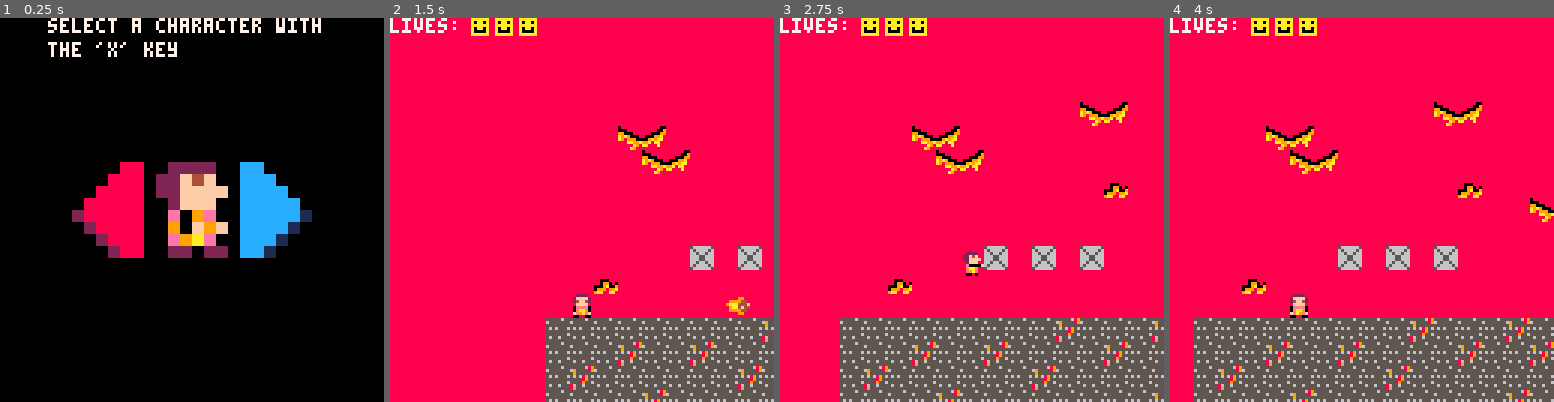
Above: before the commit, frames 1-4 (left to right).
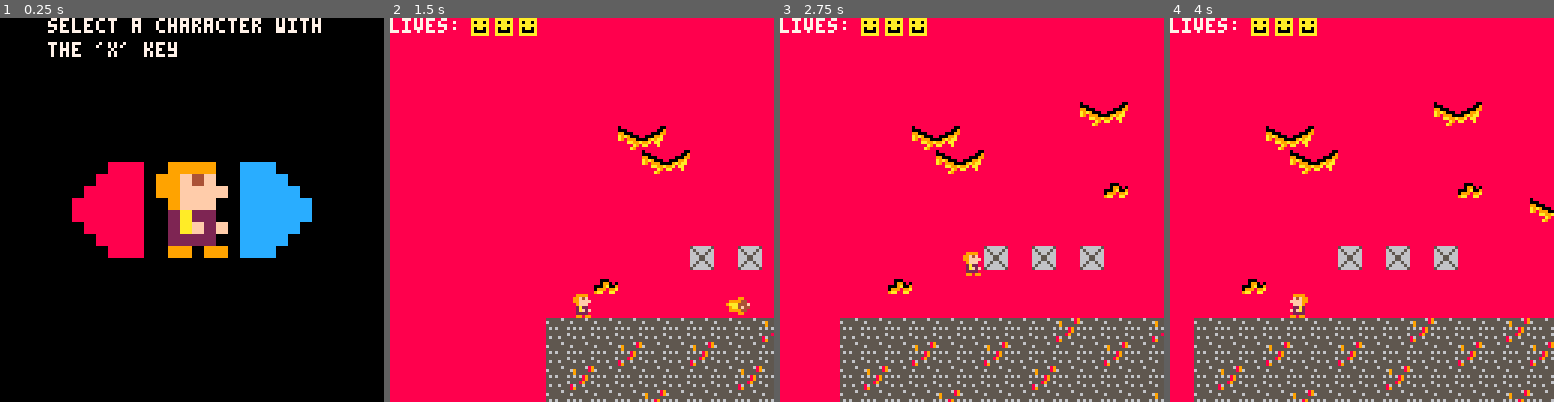
Above: after the commit, the same moments.

Repository: Chriswarkidd/Fall2018_GameDesign
Game: PICO-8 cartridge final.p8
Same seed, same stepped clock (60 frames per second), same inputs: the game is played once before the commit and once after it.
Inputs:
- Up to frame 1 (0.25 s): no input
- Up to frame 2 (1.5 s): tap X (X key) at 0.33, 1.07 s
- Up to frame 3 (2.75 s): hold Right 1.6-2.1 s; tap X (X key) at 1.85 s; hold Up 2.15-2.42 s; hold Right from 2.47 s (still down)
- Up to frame 4 (4 s): tap X (X key) at 2.97 s; release Right at 3.03 s; hold Left 3.08-3.58 s

The runs differ from the first frame. In frame 1, 3.9% of the frame differs, in the area x 18-82%, y 37-63%; in frame 2, 0.2%; in frame 3, 0.2%; in frame 4, 0.2%.

Commit message:
Revert "Add files via upload"

Diff:
--- a/final.p8
+++ b/final.p8
@@ -16,11 +16,10 @@
 	accel = 0,
 	maxaceel = 2.5,
 	speed = 0.70,
-    sprite = 5,
+    sprite = 1,
     p_spr = 2,
 	flip_sprite_x = false,
-	jump_hold = 0,
-	anim = 0
+	jump_hold = 0
 }
 sprite_x = 0
 sprite_y = 0
@@ -58,7 +57,7 @@
             sprite_y = 8
             player.p_spr = 4
         else
-            player.sprite = 5
+            player.sprite = 1
             sprite_x = 8
             sprite_y = 0
             player.p_spr = 2
@@ -99,32 +98,6 @@
     return g
 end
 
-function player_animate()
- if btn(⬆️) then -- jump
-	if hard_mode then
-		player.sprite = 23
-	else
-		player.sprite = 9
-	end
- elseif btn(0) or btn(1) then--run
-   if time() - player.anim > .1 then
-     player.anim = time()
-     player.sprite += 1
-     if player.sprite > 21 and hard_mode then
-       player.sprite = 19
-	 elseif player.sprite > 7 and not hard_mode then
-		player.sprite = 5
-     end
-   end
- else --player idle
-	if hard_mode then
-		player.sprite = 22
-	else
-		player.sprite = 8
-	end
- end
-end
-
 function move_opposition()
     for g in all(bads) do
 		local on_screen = g.x >= camerax - 8 and g.x <= camerax + 128
@@ -150,9 +123,9 @@
             g.accel = 1.5
             end
 
-			-- Check if the player touches a lava rock
+			-- Check if the player touches a goomba
 			if check_sprite_collision(player.x, player.y, player.sx, player.sy, player.w, player.h, g.x, g.y, g.sx, g.sy, g.w, g.h) then
-				-- The player touched a lava rock
+				-- The player touched a goomba
 				player.x = 8
 				player.y = 0
 				reset()
@@ -263,7 +236,7 @@
 		x = player.x + player.sx + dx,
 		y = player.y + player.sy
 	}
-	player_animate()
+
     player.can_move = not check_move(new_pos.x, new_pos.y, player.w, player.h)
     if check_end(new_pos.x, new_pos.y, player.w, player.h) then
 
@@ -456,47 +495,65 @@
 4242424342424342424242434242434243424243424242404043424242424342424242424243424242404043424242424342424243424243424342404042424242434242424243424242424242434242424342424040424243424242424243424342424242424243424242424242434242434040424242434242424242434242
 4243424242424242434242424242424242424242424342444442424342424242434242434342424242444442424342424242424242424342434242444442424342424242424242424243424242424342424243424444424242424242434242424242424342424242424243424242424242424444424242424242434242424242
 4242424243424242424242424243424242424342424242444442424242434242424242424242424342444442424242424342424342424242424243444442434242424243424242424242424243424242424242424444424242434242424242434242424242424342424242424243424242424444424342424342424242424243
-…(44 lines of a section not shown)…
+4040404040404040404040404040404040404040404040404040404040404040404040404040404040404040404040404040404040404040404040404040404040404040404040404040404040404040404040404040404040404040404040404040404040404040404040404040404040404040404040404040404040404040
+4040404040404040404040404040404040404040404040404040404040404040404040404040404040404040404040404040404040404040404040404040404040404040404040404048404040404040404040404040404040404040404040404040404040404040404040404040404040404040404040404040404048404040
+4040404040404040404040404040404040484040404040404040404040404040484040404040404040404040404040404040404040404040404840404040404040404040404040404040404040404040404040404040404040404040404040404040484040404040404040484040404040404040404040404040404040404040
+4040404040404040404040404040404040404040404040404040404040404040404040404040404040404040404040404040404040404040404040404040404040404040404040404040404040404040404040404040484040404040404040404040404040404040404040404040404040404840404040404040404040404040
+4040404840404040404040404140404040404040404040404048404040404040404040404040404041404040404040404040404040404040404040404040404040404040404040404040404040404040404140404040404040404040404040404040404040404040404040404040404040404040404040404040404040404040
+4040404040404040404040404040404040404040404040404040404040404040404040404040414040404040404040404048404040404040404040404040404040404040404040404040404040404040404040404040404040404040404040404040404040404040404040404040404040404040404040404040404040404545
+4040414040404040414040404040404040404040404040404040404040414040404040404140404040404040404040404040404040404040404040414040404040414040414040414040404040404041404040404040404040404040404040404140404140404040404040404040404140404040404040404140404040404545
+4040404040404040404040404040404040404041404040404040404040404040404040404040404040404040404040404040404040404040404040404040404040404040404040404040404040404040404040404040404040404040404040404040404040404040404040404040404040404040404040414140404040404546
+4040404041404010404040404040404044404041404044401040404040404040404440401040404044444444404040404040404040404040444040404040444040404040401040404040404044404010404044404040404010404040404040401040404040404440404010404040404040404040404041414140404040404747
+4242424242424242424242424040424242424242424242424242424040424242424242424243424242424242424242424242404042424243424242424242424242424242434242424242424242424242424242424242424242424240404242424242424242424242424242424242424242424040424342424242424242424242
+4242424242424343424342424040424242424343424243424243424040424342424242434242424242434243424243424242404042424242424242434242424342424242424242424242424342424242424242424342424243424240404243424243424242424243424242424242434243424040424342424342424243424243
+4242424342424242424243424444424243424243424242424342424444424243424342424242424342424242434242424342444442424242424342424242424242434242424342434242424242434242424342424243424242424244444242424242424243424242424242424342424242424444424242424243424242424342
+4342424242424242424242424444424242424242424242424242424444424242424242424242424242424242424242424242444442424242424242424242424242424242424242424242424242424242424242424242424242424244444242424242424242424242434242424242424242424444424242424242424242424242
+4040404040404040404040404040404040404040404040404040404040404040404040404040404040404040404040404040404040404040404040404040404040404040404040404040404040404040404040404040404040404040404040404040404040404040404040404040404040404040404040404040404040404040
+4040404040404040404040404040404040404040404040404040404040404040404040404040404040404040404040404040404040404040404040404040404040404040404040404040404040404040404040404040404040404040404040404040404040404040404040404040404040404040404040404840404040404040
+4040404040404040484040404040404040404040404040404040404048404040404040404040404840404040404040404040404040404040404040404048404040404040404040404040404040404040404040404040404040404040404040404040404040404040404040404040404040404040404040404040404040404040
+4840404040404040404040404040404040404040404040404040404040404040404040404040404040404040404040404040404040404040404040404040404040404040404040404040404040404048404040404040404040404040404040404040404040404040404040404040484040404040404040404040404040404040
+4040404040404040404040404040404040404040404040404040404040404040404040404040404040404040404040404040404040414040414040404040404040404040404040404048404040404040404040404040404040404840404040404040404040404040404040404040404040404040404040404040404040404040
+…(44 lines of a section not shown)…
Not shown, changed: 98 lines of the sprite sheet (__gfx__) section of final.p8
Not shown, changed: the sound effects (__sfx__) section of final.p8
